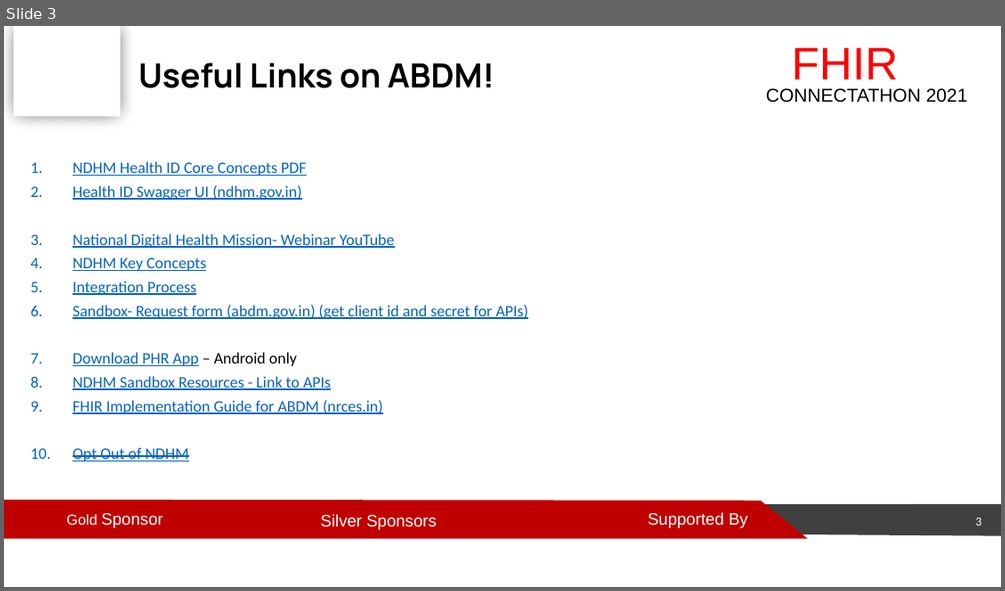
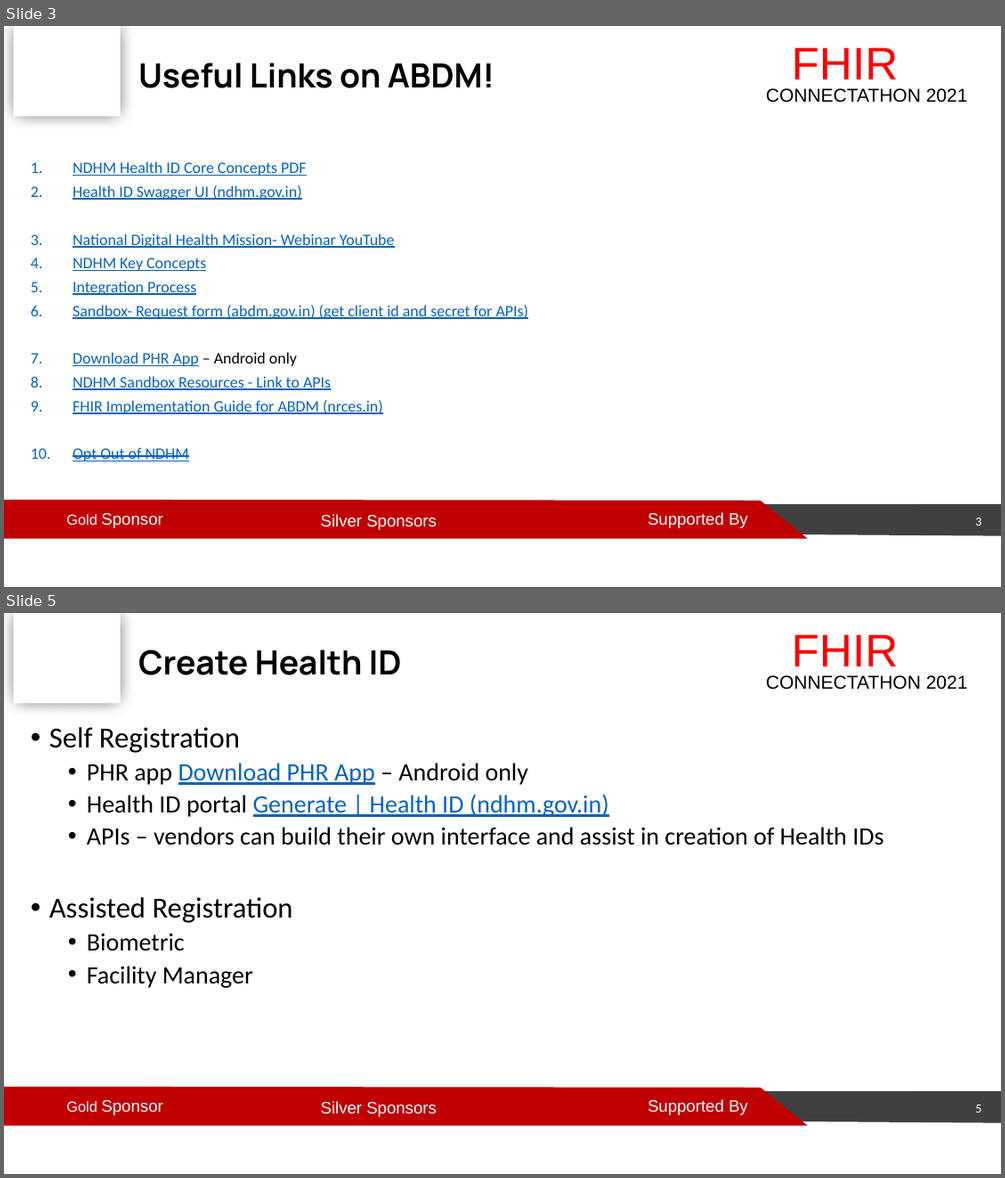
Before and after one commit to HL7India/Connectathon2021, a slide deck: abdmImplementation/IndiaFHIR-CAT21-ABDM-Technical.pptx. Shown one above the other, each under a label of ours: slide 3 before the commit, slides 3 and 5 after it; the slides between them are not shown. The pictures are 1005x591 and 1005x1178 pixels, drawn with LibreOffice and Linux fonts; fonts in the diff are those of the drawing; background and template pictures are left out. Boxes give left, top, right and bottom in pixels: in the first picture for what was removed or moved away, otherwise in the second. Text is boxed around its words. In the diff, an @@ line names an element or a change of style, - is before the commit and + after.

```diff
--- a/abdmImplementation/IndiaFHIR-CAT21-ABDM-Technical.pptx
+++ b/abdmImplementation/IndiaFHIR-CAT21-ABDM-Technical.pptx
@@ slide 5 added at [4,613,1001,1174], background #FFFFFF; not listed: 8 template elements that a slide beside it also shows @@
@@ title added at [138,649,402,675], 32 pt, text #000000, bold @@
+Create Health ID
@@ text added at [49,727,883,988], 24 pt, text #000000 @@
+• Self Registration
+  • PHR app Download PHR App – Android only
+  • Health ID portal Generate | Health ID (ndhm.gov.in)
+  • APIs – vendors can build their own interface and assist in creation of Health IDs
+• Assisted Registration
+  • Biometric
+  • Facility Manager
@@ page number added at [975,1104,981,1112], 12 pt, text #FFFFFF @@
+5
```
Also in this commit, not shown: 6 other slides added.
